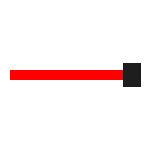
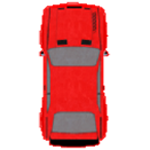
Comparing the layer stacks of the two 150 × 150 images. Changes:
hid group "Group 1" (2 layers) over [10,63,141,87]
added layer "Layer 9" above "Layer 8" over [38,1,111,149]
